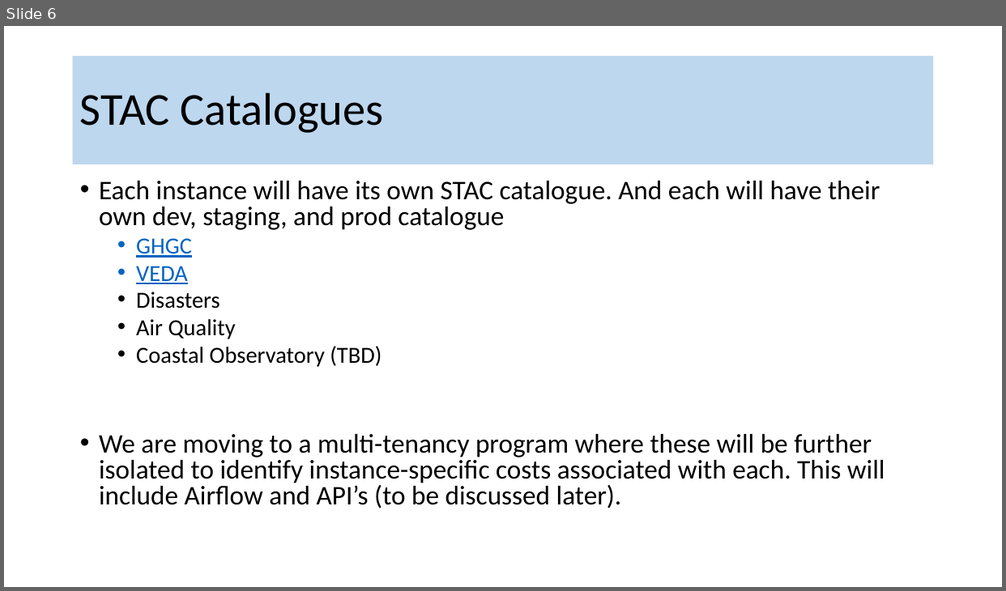
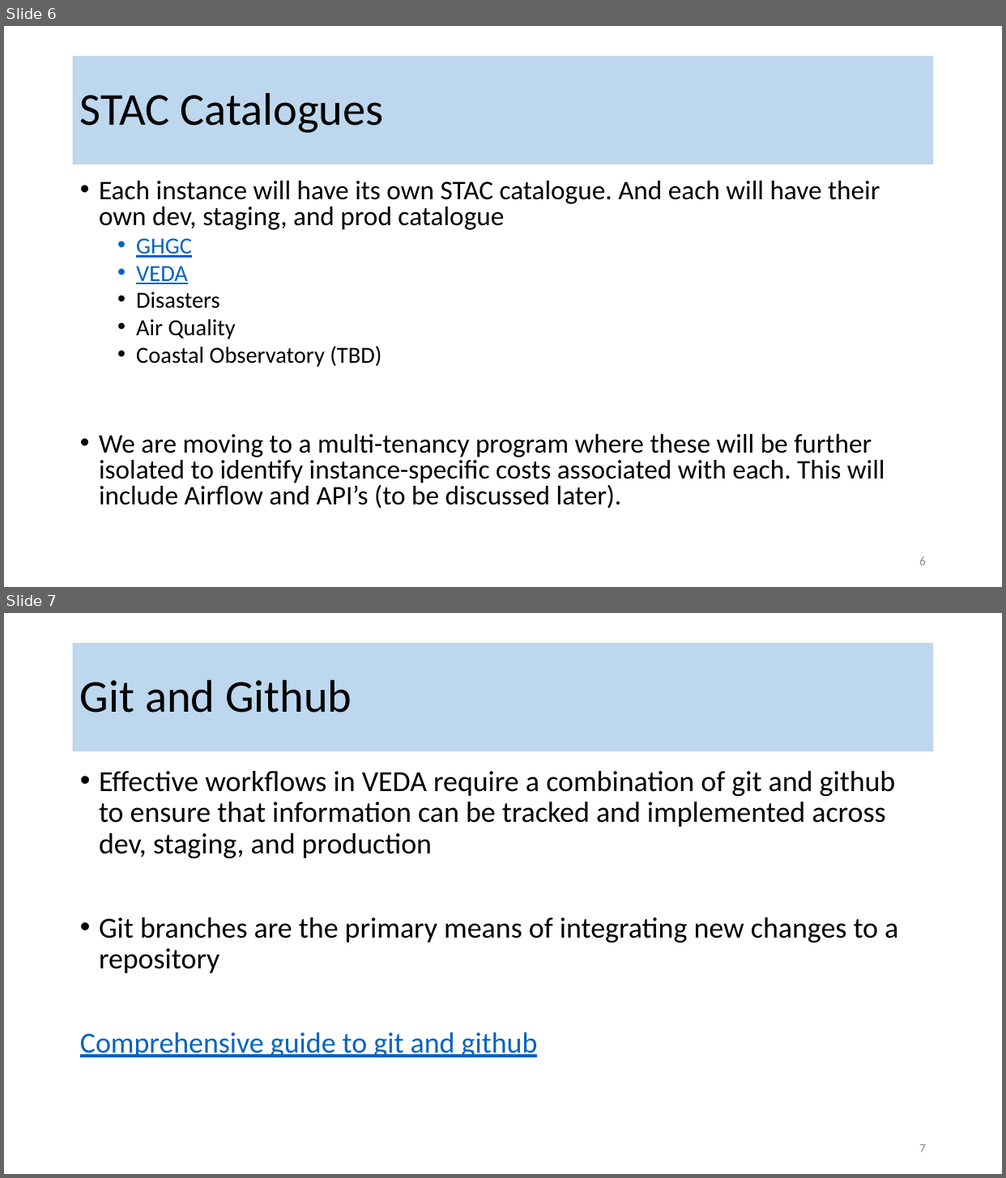
Before and after one commit to kyle-lesinger/VEDA-Training---AWS-Data-Ingestion-Other, a slide deck: Data-ingest/data-ingestion-OVERVIEW.pptx. Shown one above the other, each under a label of ours: slide 6 before the commit, slides 6 and 7 after it. The pictures are 1006x591 and 1006x1178 pixels, drawn with LibreOffice and Linux fonts; fonts in the diff are those of the drawing. Boxes give left, top, right and bottom in pixels: in the first picture for what was removed or moved away, otherwise in the second. Text is boxed around its words. In the diff, an @@ line names an element or a change of style, - is before the commit and + after.

```diff
--- a/Data-ingest/data-ingestion-OVERVIEW.pptx
+++ b/Data-ingest/data-ingestion-OVERVIEW.pptx
@@ slide 7 added at (4, 613, 1002, 1174), background #FFFFFF @@
@@ title added at (73, 643, 934, 752), fill #BDD7EE, 44 pt, text #000000 @@
+Git and Github
@@ text added at (80, 771, 898, 1058), 28 pt, text #000000 @@
+• Effective workflows in VEDA require a combination of git and github to ensure that information can be tracked and implemented across dev, staging, and production
+• Git branches are the primary means of integrating new changes to a repository
+Comprehensive guide to git and github
@@ page number added at (919, 1144, 926, 1152), 12 pt, text #8C8C8C @@
+7
@@ slide 6 changed as well @@
@@ page number added at (919, 557, 926, 565), 12 pt, text #8C8C8C @@
+6
```
Also in this commit, not shown: 18 other slides changed, 1 other slide added, 1 other file.
